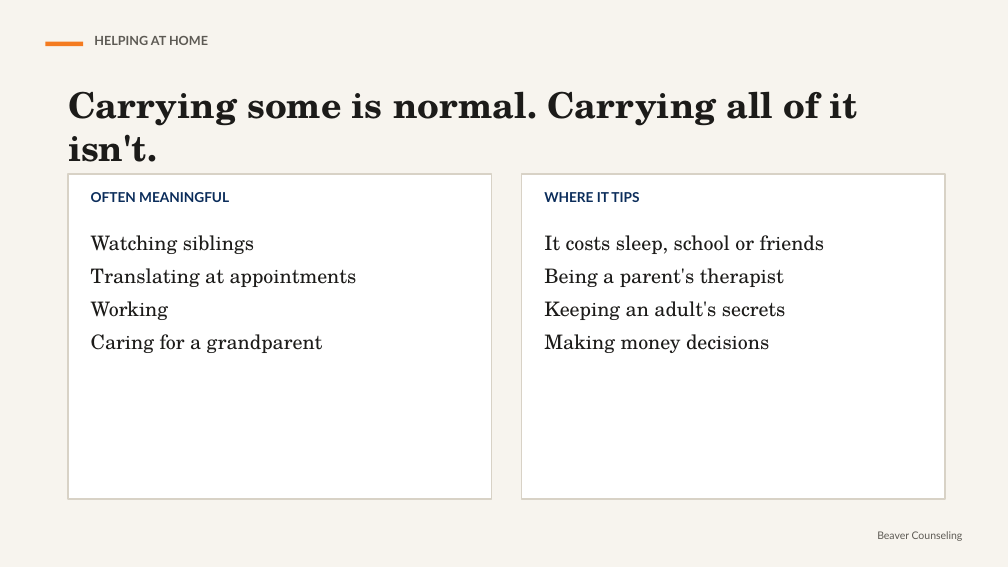
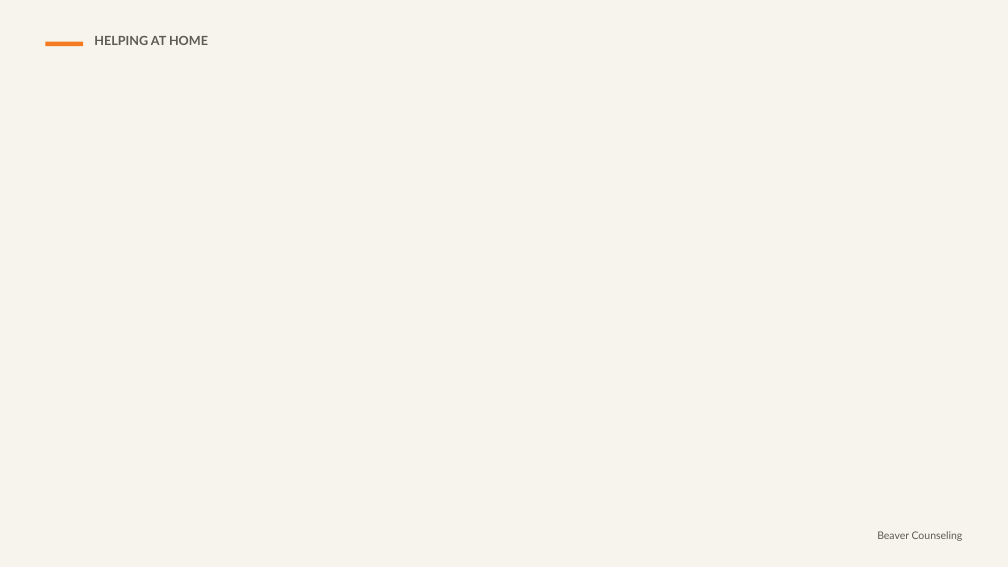
Before and after one commit to rmwtoolkit/bcds-toolkit, a slide deck: slide 10 of decks/when-home-feels-tense-lesson-v2.pptx (slide 6 before the commit). Drawn at 1008x567 pixels with LibreOffice and Linux fonts; fonts in the diff are those of the drawing; background and template pictures are left out. Boxes give left, top, right and bottom in pixels: in the first picture for what was removed or moved away, otherwise in the second. Text is boxed around its words. In the diff, an @@ line names an element or a change of style, - is before the commit and + after.

```diff
--- a/decks/when-home-feels-tense-lesson-v2.pptx
+++ b/decks/when-home-feels-tense-lesson-v2.pptx
@@ text removed at (x1=68, y1=91, x2=857, y2=162) @@
-Carrying some is normal. Carrying all of it isn't.
@@ rectangle removed at (x1=68, y1=174, x2=492, y2=499) @@
@@ rectangle removed at (x1=522, y1=174, x2=945, y2=499) @@
@@ text removed at (x1=91, y1=192, x2=229, y2=202) @@
-OFTEN MEANINGFUL
@@ text removed at (x1=544, y1=192, x2=639, y2=202) @@
-WHERE IT TIPS
@@ text removed at (x1=91, y1=235, x2=357, y2=353) @@
-Watching siblings
-Translating at appointments
-Working
-Caring for a grandparent
@@ text removed at (x1=544, y1=235, x2=825, y2=353) @@
-It costs sleep, school or friends
-Being a parent's therapist
-Keeping an adult's secrets
-Making money decisions
```
Also in this commit, not shown: 9 other slides changed, 13 slides added, 1 slide removed, 8 other files.
